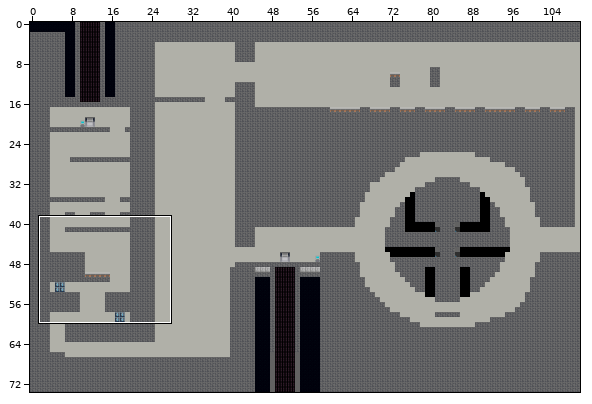
Two versions of a level (Tiled map, assets/dat/level7.tmx). Above, an overview of the earlier version with the close-up marked.
Close-up. Before the commit:
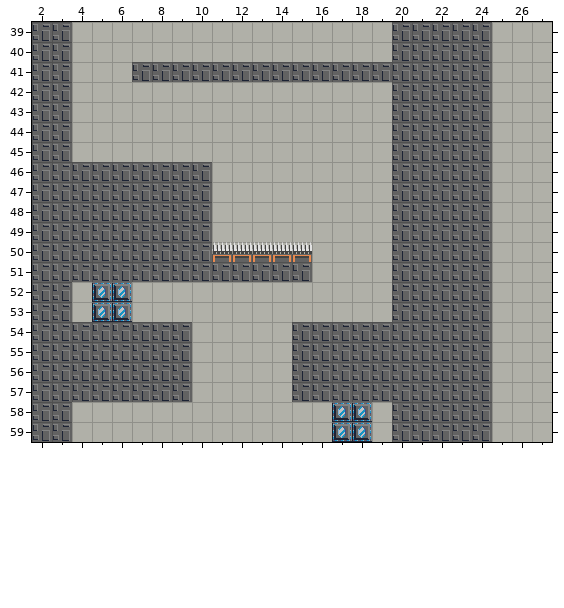
Cells are 20x20 px. Shown: x 2..27, y 39..59. The commit also changed other parts of the map, which this record leaves out. Tiles whose own drawing changed are shown in their newer look in all pictures.
The result:
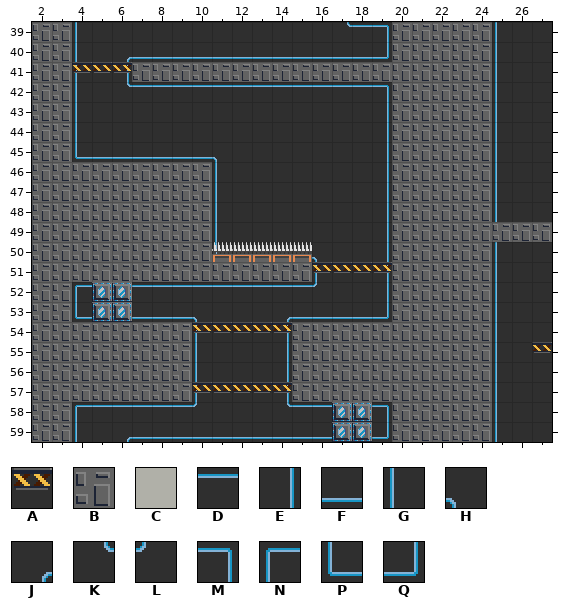
Key: from "defTile": A 6, B 20, C 21, D 25, E 26, F 43, G 44, H 59, J 60, K 61, L 62, M 77, N 78, P 79, Q 80.
_ is an empty cell, # one hidden under a higher layer.
Tiles of an added or newly shown layer are drawn over the layers below it.
The edit:
{"where": "layer \"bg\""}
{"y":39,"x":4,"old":"CCCCCCCCCCCCCCCC","new":"G____________KDM"}
{"y":39,"x":25,"old":"CCC","new":"G__"}
{"y":40,"x":4,"old":"CCCCCCCCCCCCCCCC","new":"G_JFFFFFFFFFFFFQ"}
{"y":40,"x":25,"old":"CCC","new":"G__"}
{"y":41,"x":4,"old":"CCC","new":"G_E"}
{"y":41,"x":25,"old":"CCC","new":"G__"}
{"y":42,"x":4,"old":"CCCCCCCCCCCCCCCC","new":"G_KDDDDDDDDDDDDM"}
{"y":42,"x":25,"old":"CCC","new":"G__"}
{"y":43,"x":4,"old":"CCCCCCCCCCCCCCCC","new":"G______________E"}
{"y":43,"x":25,"old":"CCC","new":"G__"}
{"y":44,"x":4,"old":"CCCCCCCCCCCCCCCC","new":"G______________E"}
{"y":44,"x":25,"old":"CCC","new":"G__"}
{"y":45,"x":4,"old":"CCCCCCCCCCCCCCCC","new":"PFFFFFFH_______E"}
{"y":45,"x":25,"old":"CCC","new":"G__"}
{"y":46,"x":11,"old":"CCCCCCCCC","new":"G_______E"}
{"y":46,"x":25,"old":"CCC","new":"G__"}
{"y":47,"x":11,"old":"CCCCCCCCC","new":"G_______E"}
{"y":47,"x":25,"old":"CCC","new":"G__"}
{"y":48,"x":11,"old":"CCCCCCCCC","new":"G_______E"}
{"y":48,"x":25,"old":"CCC","new":"G__"}
{"y":49,"x":11,"old":"CCCCCCCCC","new":"G_______E"}
{"y":49,"x":25,"old":"CCC","new":"#__"}
{"y":50,"x":11,"old":"CCCCCCCCC","new":"PFFFFH__E"}
{"y":50,"x":25,"old":"CCC","new":"G__"}
{"y":51,"x":16,"old":"CCCC","new":"G__E"}
{"y":51,"x":25,"old":"CCC","new":"G__"}
{"y":52,"x":4,"old":"C","new":"N"}
{"y":52,"x":7,"old":"CCCCCCCCCCCCC","new":"DDDDDDDDDL__E"}
{"y":52,"x":25,"old":"CCC","new":"G__"}
{"y":53,"x":4,"old":"C","new":"P"}
{"y":53,"x":7,"old":"CCCCCCCCCCCCC","new":"FFFH___JFFFFQ"}
{"y":53,"x":25,"old":"CCC","new":"G__"}
{"y":54,"x":10,"old":"CCCCC","new":"G___E"}
{"y":54,"x":25,"old":"CCC","new":"G__"}
{"y":55,"x":10,"old":"CCCCC","new":"G___E"}
{"y":55,"x":25,"old":"CCC","new":"G__"}
{"y":56,"x":10,"old":"CCCCC","new":"G___E"}
{"y":56,"x":25,"old":"CCC","new":"G__"}
{"y":57,"x":10,"old":"CCCCC","new":"G___E"}
{"y":57,"x":25,"old":"CCC","new":"G__"}
{"y":58,"x":4,"old":"CCCCCCCCCCCCC","new":"NDDDDDL___KDD"}
{"y":58,"x":19,"old":"C","new":"M"}
{"y":58,"x":25,"old":"CCC","new":"G__"}
{"y":59,"x":4,"old":"CCCCCCCCCCCCC","new":"G_JFFFFFFFFFF"}
{"y":59,"x":19,"old":"C","new":"Q"}
{"y":59,"x":25,"old":"CCC","new":"G__"}
{"where": "layer \"js\" (now shown)"}
{"y":41,"x":4,"old":"___","new":"AAA"}
{"y":49,"x":25,"old":"___","new":"BBB"}
{"y":51,"x":16,"old":"____","new":"AAAA"}
{"y":54,"x":10,"old":"_____","new":"AAAAA"}
{"y":55,"x":27,"old":"_","new":"A"}
{"y":57,"x":10,"old":"_____","new":"AAAAA"}
{"label":"changed","picture_box":[72,22,392,442]}
{"label":"changed","picture_box":[492,22,552,442]}
